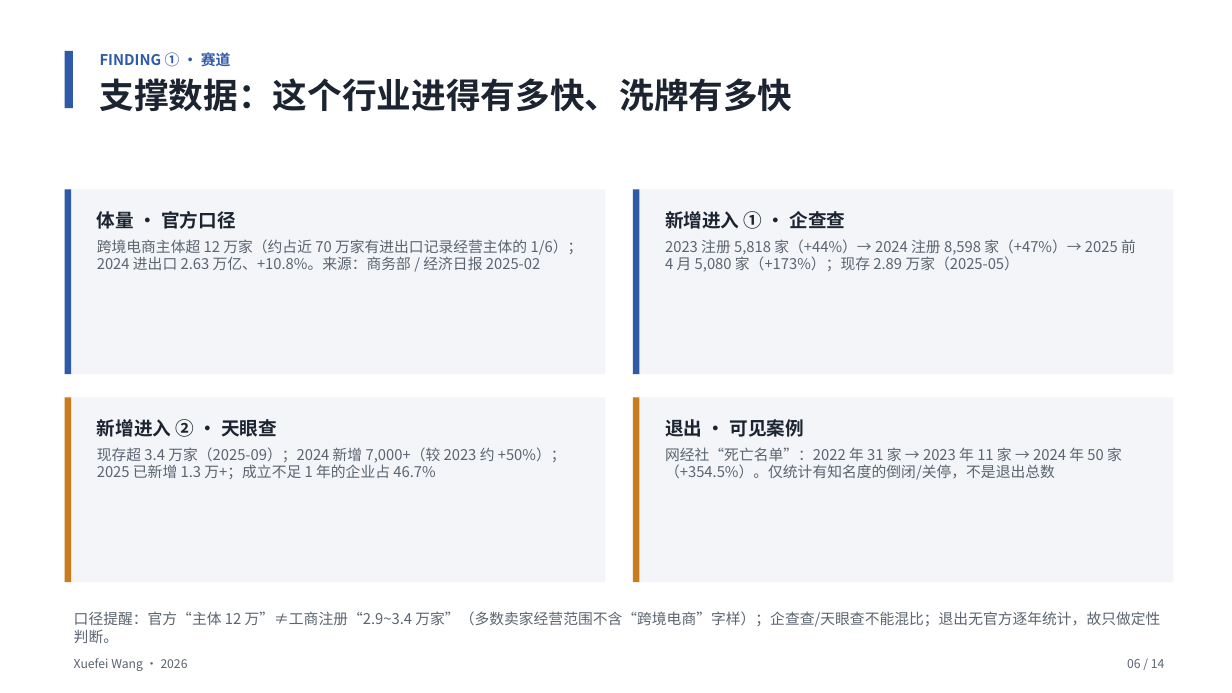
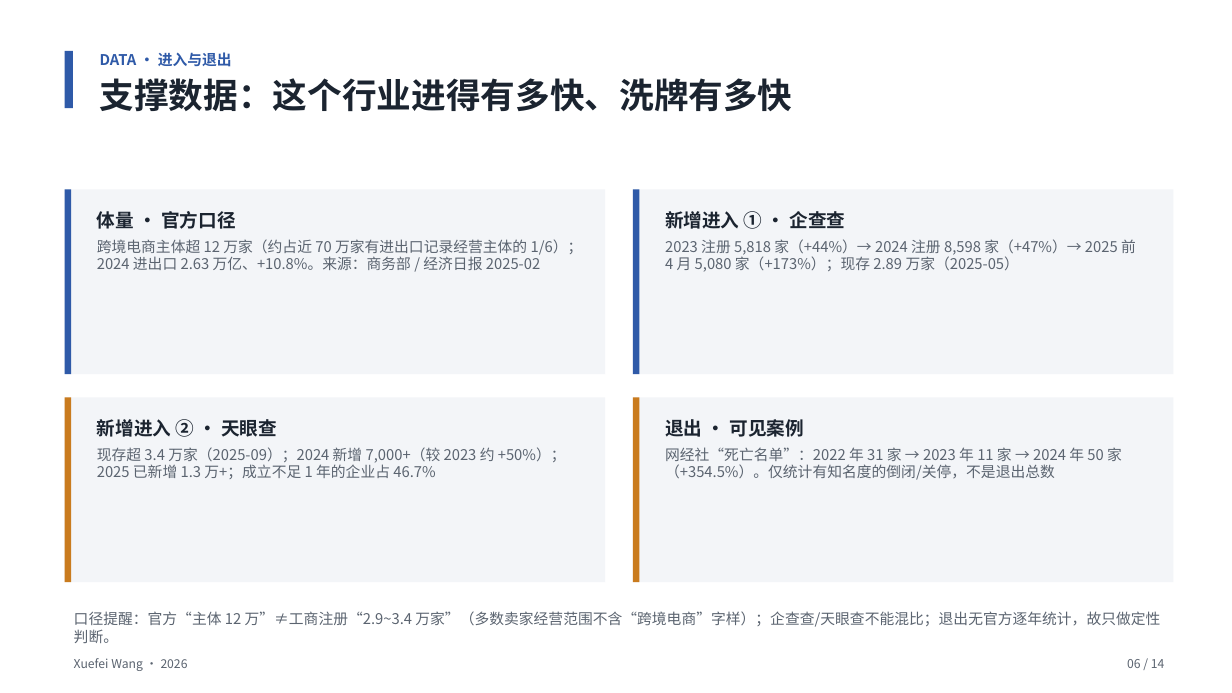
Before and after one commit to Ashely-sudo/cross-border-analysis, a slide deck: slide 6 of presentation/中国跨境电商出海赛道分析-项目故事-v2.pptx. Drawn at 1232x693 pixels with LibreOffice and Linux fonts; fonts in the diff are those of the drawing. Boxes give left, top, right and bottom in pixels: in the first picture for what was removed or moved away, otherwise in the second. Text is boxed around its words. In the diff, an @@ line names an element or a change of style, - is before the commit and + after.

```diff
--- a/presentation/中国跨境电商出海赛道分析-项目故事-v2.pptx
+++ b/presentation/中国跨境电商出海赛道分析-项目故事-v2.pptx
@@ text at (x1=100, y1=52, x2=232, y2=67): text changed @@
-FINDING ① · 赛道
+DATA · 进入与退出
```
Also in this commit, not shown: 2 other slides changed, 1 other file.
